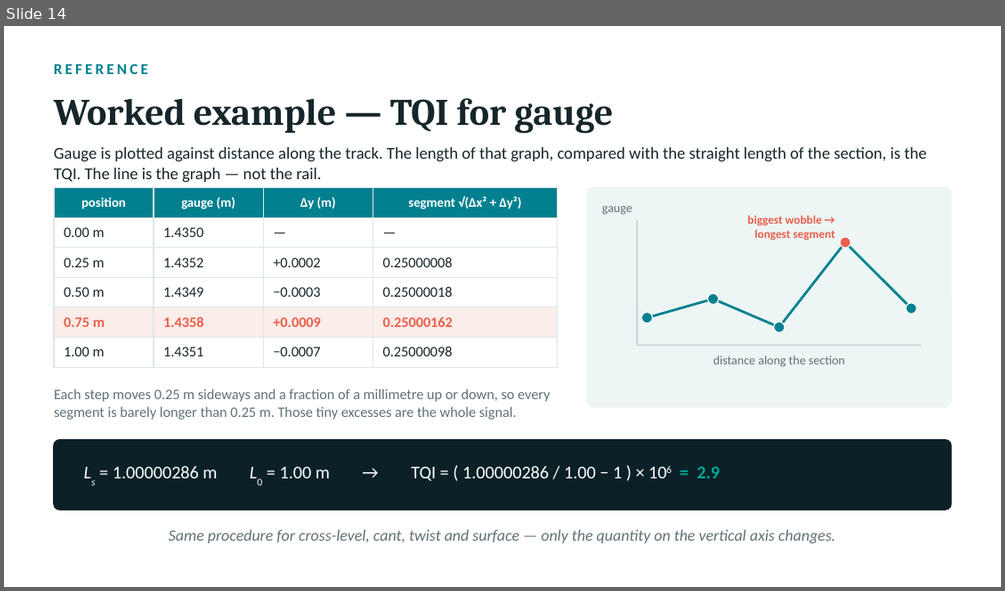
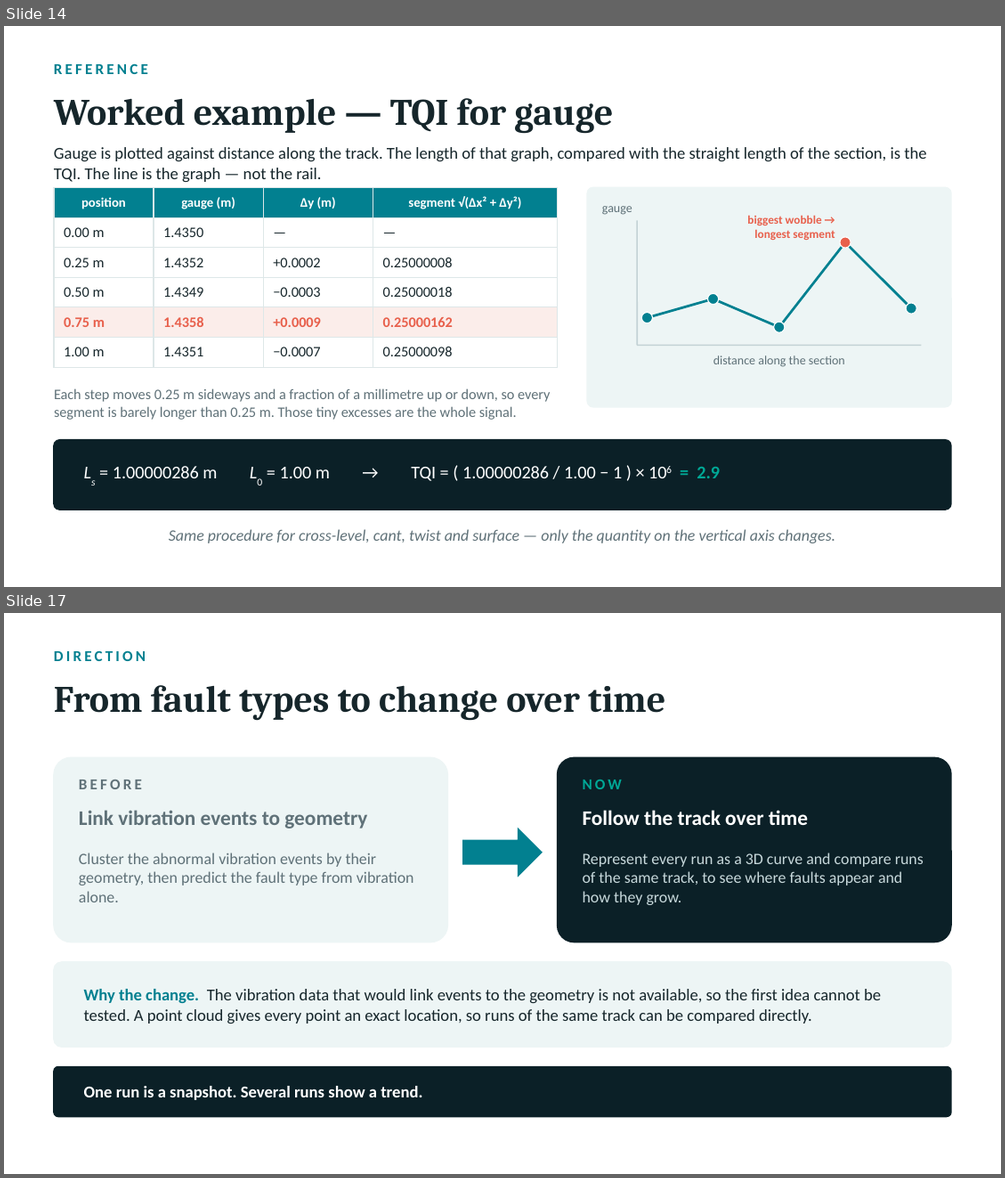
Before and after one commit to viktormm/D7016B-IAI-eMaintenance-Part-2, a slide deck: D7016B_Demo1_Viktor_Lindberg.pptx. Shown one above the other, each under a label of ours: slide 14 before the commit, slides 14 and 17 after it; the slides between them are not shown. The pictures are 1005x591 and 1005x1178 pixels, drawn with LibreOffice and Linux fonts; fonts in the diff are those of the drawing. Boxes give left, top, right and bottom in pixels: in the first picture for what was removed or moved away, otherwise in the second. Text is boxed around its words. In the diff, an @@ line names an element or a change of style, - is before the commit and + after.

```diff
--- a/D7016B_Demo1_Viktor_Lindberg.pptx
+++ b/D7016B_Demo1_Viktor_Lindberg.pptx
@@ slide 17 added at (4, 613, 1001, 1174), background #FFFFFF @@
@@ text added at (54, 650, 146, 661), 11 pt, text #028090, bold @@
+DIRECTION
@@ text added at (54, 685, 665, 721), 27 pt, text #16262B, bold @@
+From fault types to change over time
@@ rounded rectangle added at (54, 757, 447, 942), fill #EDF5F5, outline #EDF5F5 1 pt @@
@@ rounded rectangle added at (558, 757, 951, 942), fill #0B2027, outline #0B2027 1 pt @@
@@ text added at (79, 779, 142, 789), 11 pt, text #5F7178, bold @@
+BEFORE
@@ text added at (582, 779, 622, 789), 11 pt, text #00A896, bold @@
+NOW
@@ text added at (79, 810, 367, 828), 15 pt, text #5F7178, bold @@
+Link vibration events to geometry
@@ text added at (582, 810, 808, 825), 15 pt, text #FFFFFF, bold @@
+Follow the track over time
@@ text added at (79, 852, 414, 902), 11.5 pt, text #5F7178 @@
+Cluster the abnormal vibration events by their geometry, then predict the fault type from vibration alone.
@@ right arrow added at (462, 827, 542, 877), fill #028090 @@
@@ text added at (582, 852, 923, 905), 11.5 pt, text #C7D8DB @@
+Represent every run as a 3D curve and compare runs of the same track, to see where faults appear and how they grow.
@@ rounded rectangle added at (54, 962, 951, 1046), fill #EDF5F5, outline #EDF5F5 1 pt @@
@@ text added at (84, 989, 881, 1023), 12 pt, text #16262B @@
+Why the change. The vibration data that would link events to the geometry is not available, so the first idea cannot be tested. A point cloud gives every point an exact location, so runs of the same track can be compared directly.
@@ rounded rectangle added at (54, 1067, 951, 1117), fill #0B2027, outline #0B2027 1 pt @@
@@ text added at (84, 1086, 422, 1100), 12 pt, text #FFFFFF, bold @@
+One run is a snapshot. Several runs show a trend.
```
Also in this commit, not shown: 9 other slides added, 26 other files.
